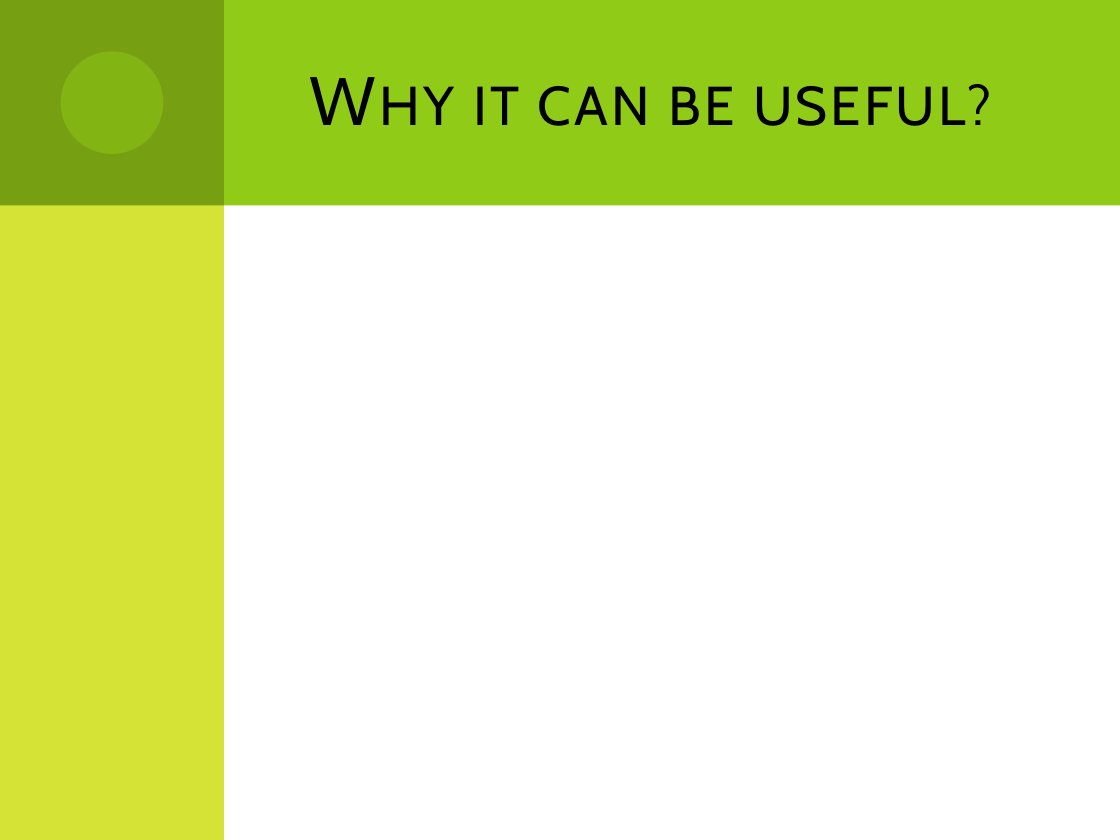
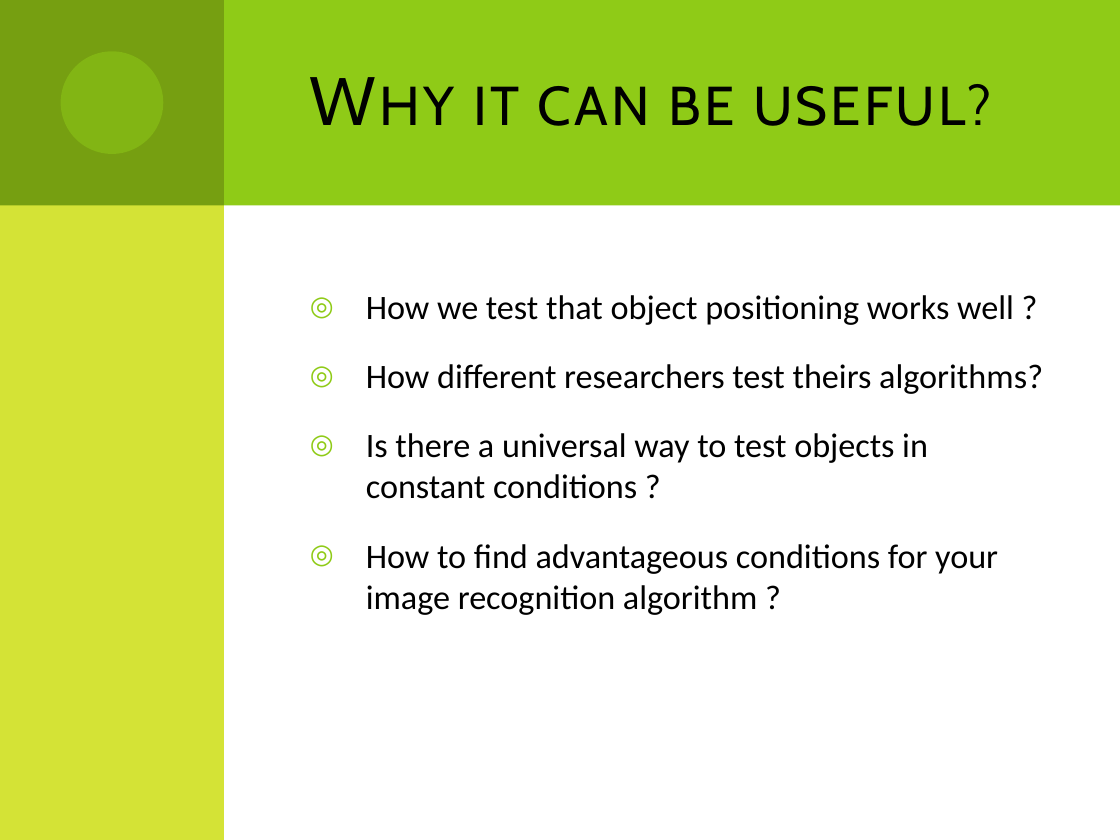
Before and after one commit to Dzess/ALFIRT, a slide deck: slide 3 of documentation/presentation/general_overview.pptx. Drawn at 1120x840 pixels with LibreOffice and Linux fonts; fonts in the diff are those of the drawing. Boxes give left, top, right and bottom in pixels: in the first picture for what was removed or moved away, otherwise in the second. Text is boxed around its words. In the diff, an @@ line names an element or a change of style, - is before the commit and + after.

```diff
--- a/documentation/presentation/general_overview.pptx
+++ b/documentation/presentation/general_overview.pptx
@@ text added at (366,295,1043,615), 22 pt, text #000000 @@
+◎ How we test that object positioning works well ?
+◎ How different researchers test theirs algorithms?
+◎ Is there a universal way to test objects in constant conditions ?
+◎ How to find advantageous conditions for your image recognition algorithm ?
```
Also in this commit, not shown: 9 other slides changed, 3 slides added, 1 slide removed, 2 other files.
